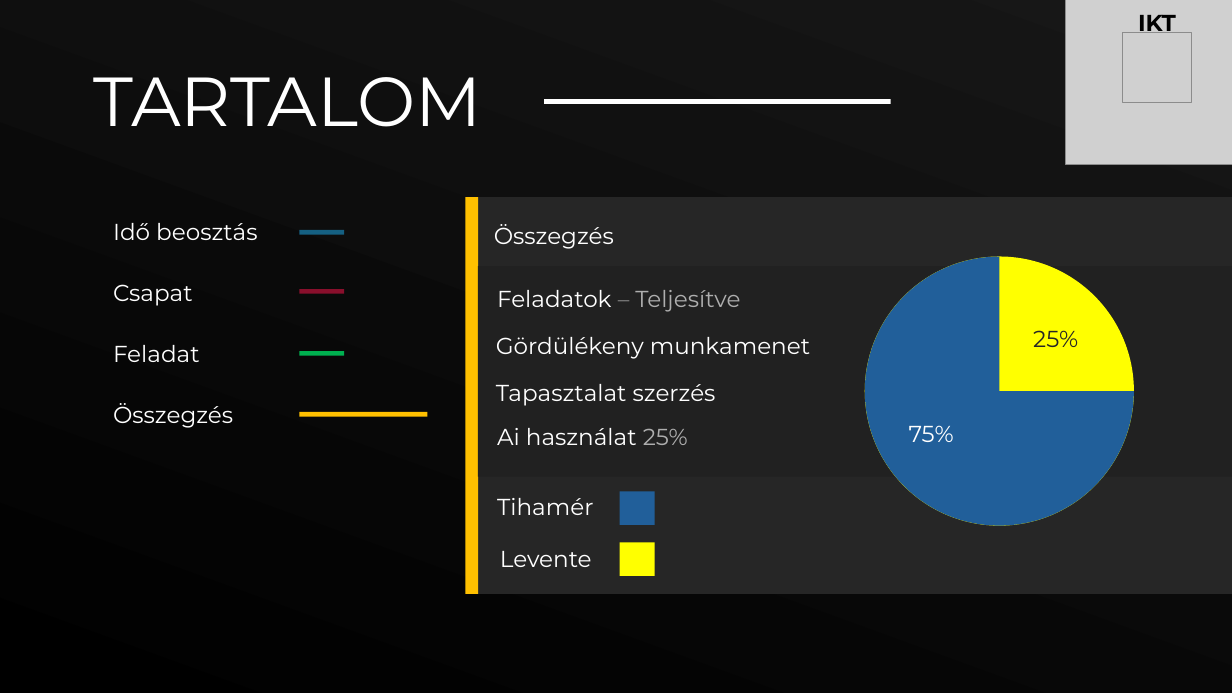
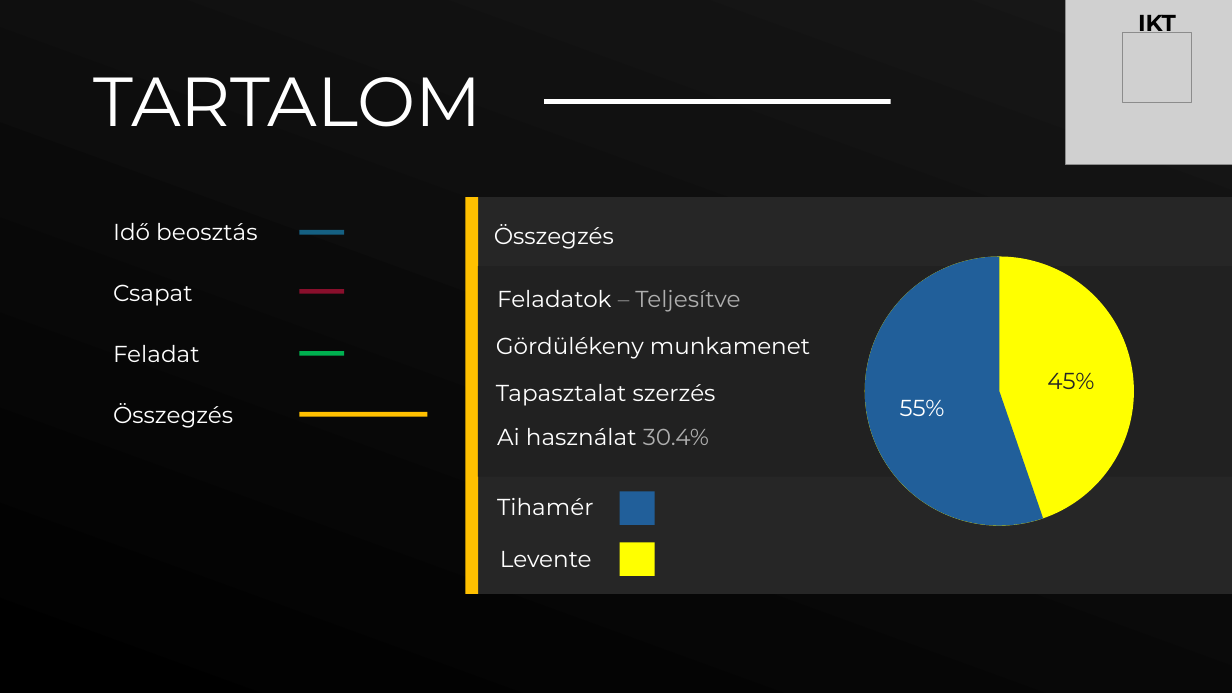
Before and after one commit to TihikEu/Kiszallitasi-Etelrendelo-Rendszer, a slide deck: slide 7 of ppt.pptx. Drawn at 1232x693 pixels with LibreOffice and Linux fonts; fonts in the diff are those of the drawing; grey boxes stand for pictures. Boxes give left, top, right and bottom in pixels: in the first picture for what was removed or moved away, otherwise in the second. Text is boxed around its words. In the diff, an @@ line names an element or a change of style, - is before the commit and + after.

```diff
--- a/ppt.pptx
+++ b/ppt.pptx
@@ pie slice (boxed as its full ellipse) at bbox=[865, 257, 1134, 526]: proportions changed @@
@@ text at bbox=[1047, 372, 1094, 389]: text changed @@
-25%
+45%
@@ text at bbox=[900, 399, 945, 416]: text changed @@
-75%
+55%
@@ text at bbox=[497, 428, 709, 445]: text changed @@
-Ai használat 25%
+Ai használat 30.4%
```
Also in this commit, not shown: 1 other slide changed.
